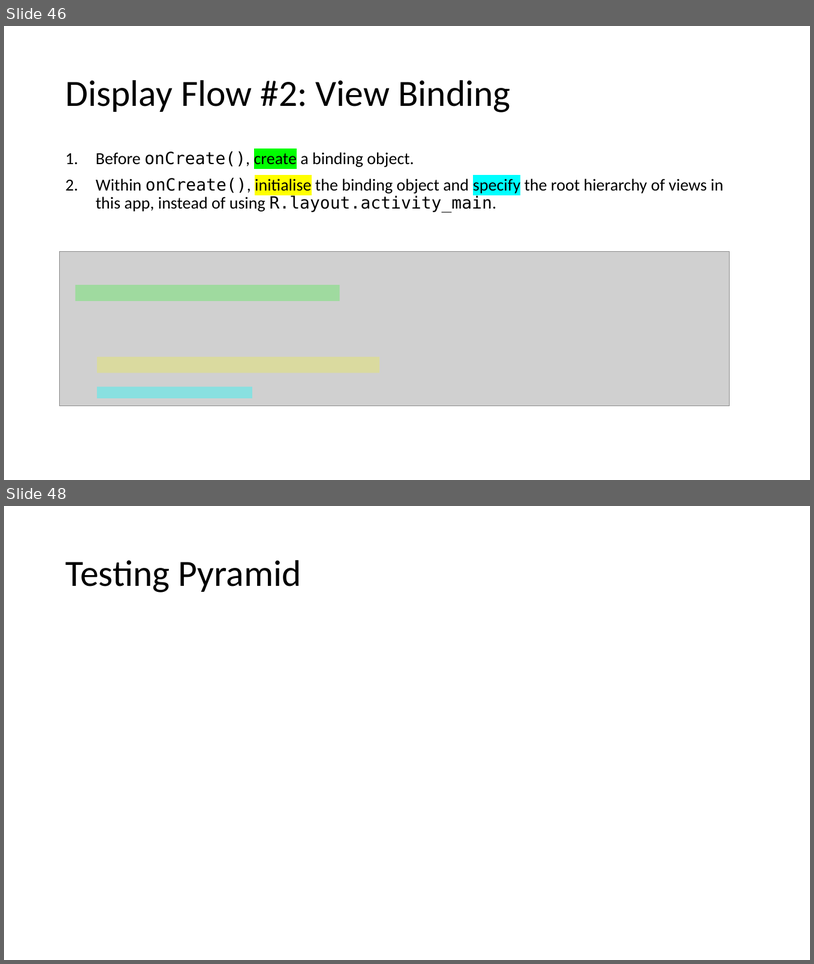
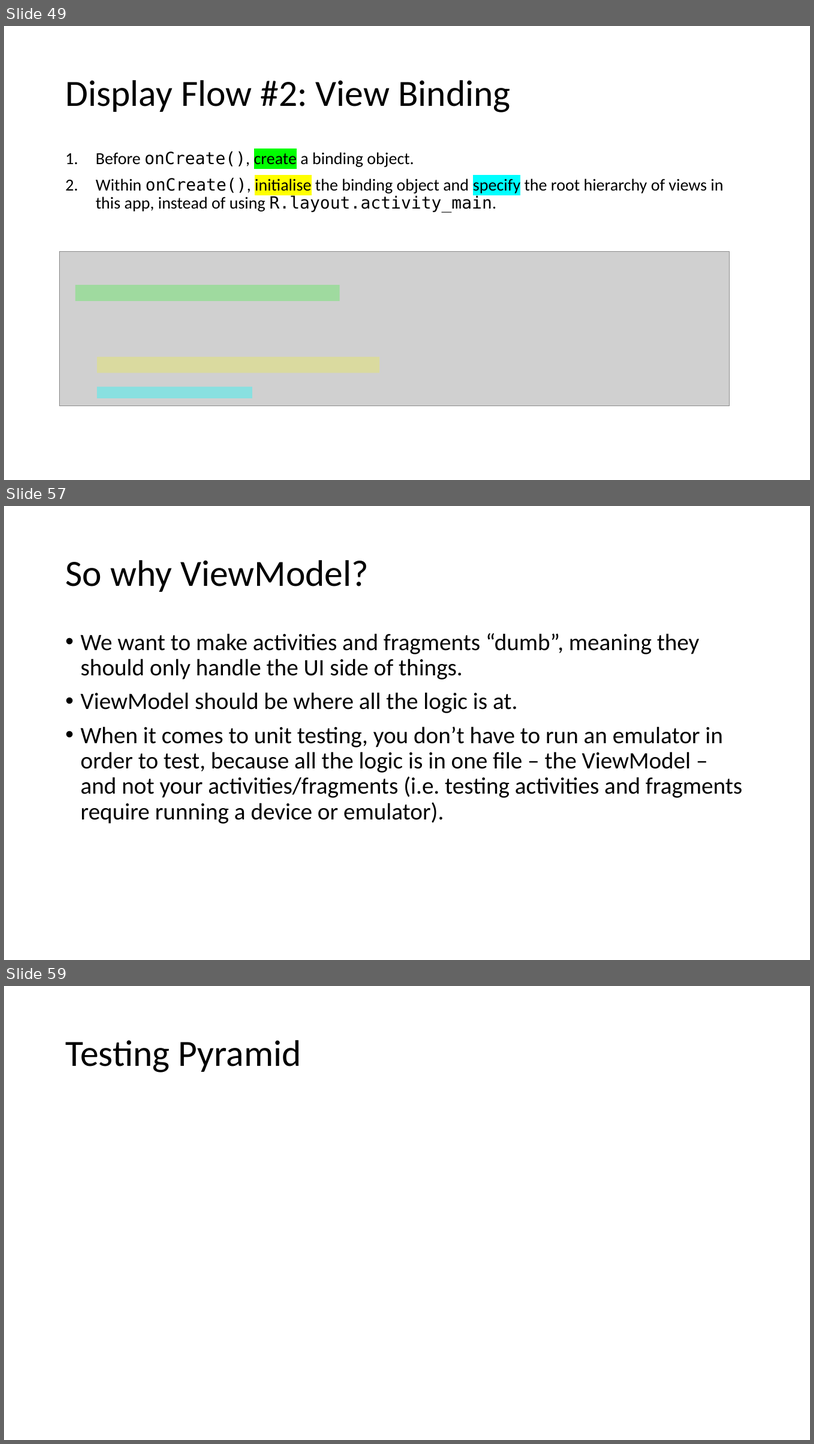
Before and after one commit to joellecorliss/Associate-Android-Developer, a slide deck: Android Basics in Kotlin.pptx. Shown one above the other, each under a label of ours: slides 46 and 48 before the commit, slides 49, 57 and 59 after it; the slides between them are not shown. The pictures are 814x964 and 814x1444 pixels, drawn with LibreOffice and Linux fonts; fonts in the diff are those of the drawing; grey boxes stand for pictures. Boxes give left, top, right and bottom in pixels: in the first picture for what was removed or moved away, otherwise in the second. Text is boxed around its words. In the diff, an @@ line names an element or a change of style, - is before the commit and + after.

```diff
--- a/Android Basics in Kotlin.pptx
+++ b/Android Basics in Kotlin.pptx
@@ slide 57 added at <box>4,506,810,960</box>, background #FFFFFF @@
@@ title added at <box>65,560,369,592</box>, 44 pt, text #000000 @@
+So why ViewModel?
@@ text added at <box>81,633,743,823</box>, 28 pt, text #000000 @@
+• We want to make activities and fragments “dumb”, meaning they should only handle the UI side of things.
+• ViewModel should be where all the logic is at.
+• When it comes to unit testing, you don’t have to run an emulator in order to test, because all the logic is in one file – the ViewModel – and not your activities/fragments (i.e. testing activities and fragments require running a device or emulator).
@@ what was slide 46 is now slide 49 @@
@@ what was slide 48 is now slide 59 @@
```
Also in this commit, not shown: 5 slides changed, 13 other slides added, 5 other files.
